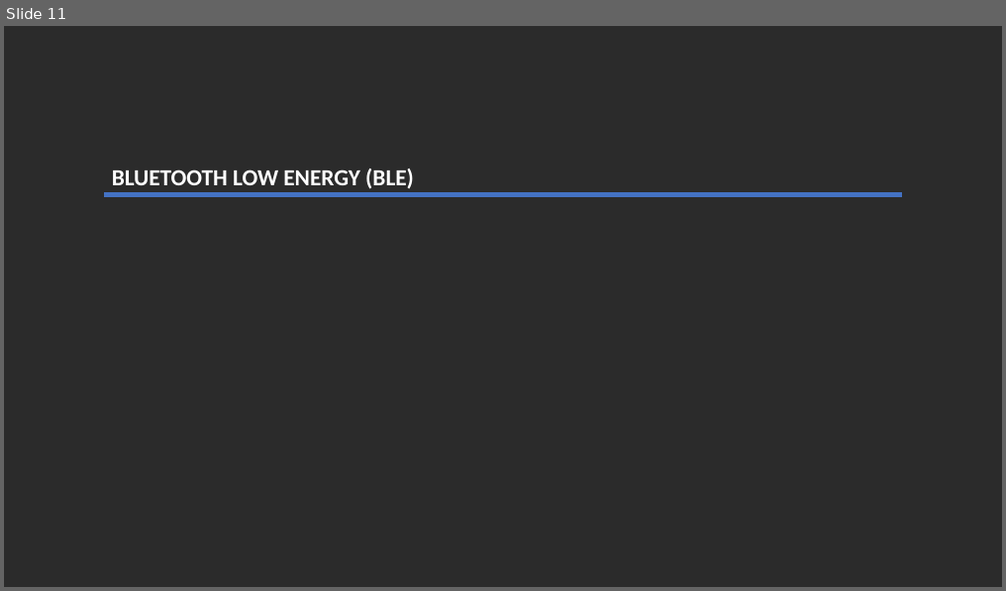
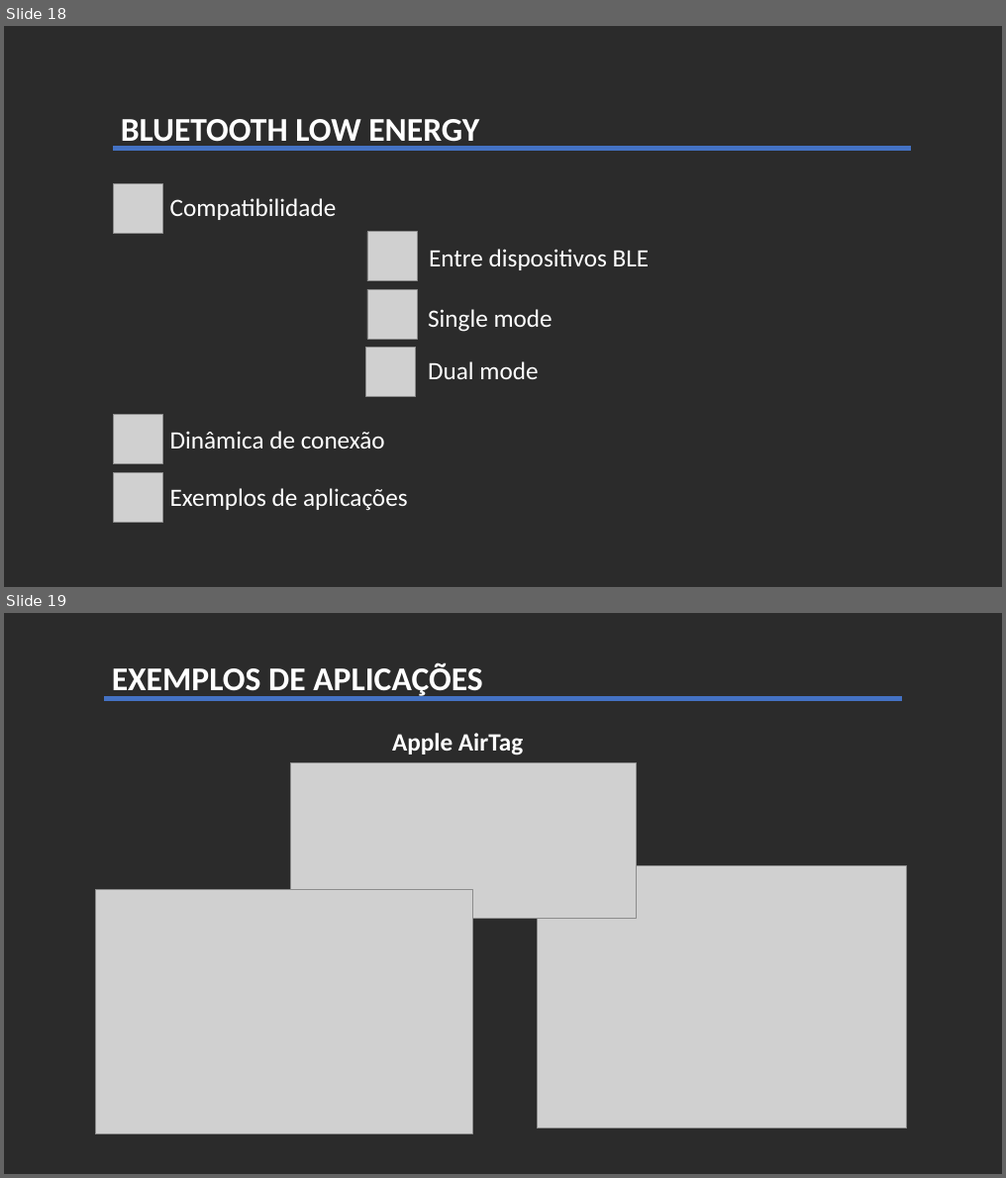
Before and after one commit to VandersonSenai/MODULO03, a slide deck: IoT/Apresentação Protocolos IoT BT.pptx. Shown one above the other, each under a label of ours: slide 11 before the commit, slides 18 and 19 after it. The pictures are 1006x591 and 1006x1178 pixels, drawn with LibreOffice and Linux fonts; fonts in the diff are those of the drawing; grey boxes stand for pictures; background and template pictures are left out; a plain dark background stands for a picture behind light text. Boxes give left, top, right and bottom in pixels: in the first picture for what was removed or moved away, otherwise in the second. Text is boxed around its words. In the diff, an @@ line names an element or a change of style, - is before the commit and + after.

```diff
--- a/IoT/Apresentação Protocolos IoT BT.pptx
+++ b/IoT/Apresentação Protocolos IoT BT.pptx
@@ slide 19 added at box(4, 613, 1002, 1174), background picture (left out) @@
@@ subtitle added at box(112, 663, 482, 699), 32 pt, text #FFFFFF, bold @@
+EXEMPLOS DE APLICAÇÕES
@@ line added from (104, 698) to (902, 698), #4472C4 4.5 pt @@
@@ text added at box(392, 733, 523, 756), 24 pt, text #FFFFFF, bold @@
+Apple AirTag
@@ picture added at box(290, 762, 636, 918) @@
@@ picture added at box(537, 866, 907, 1129) @@
@@ picture added at box(95, 890, 472, 1135) @@
@@ what was slide 11 is now slide 18 @@
@@ slide 18 changed as well @@
@@ subtitle at box(121, 119, 479, 149): text changed; size 22.2 to 32 pt @@
-BLUETOOTH LOW ENERGY (BLE)
+BLUETOOTH LOW ENERGY
@@ line moved from (104, 195) - (902, 195) to (113, 148) - (911, 148) @@
@@ group added at box(113, 184, 649, 522): 6 texts, 6 pictures @@
+Entre dispositivos BLE
+Dual mode
+Single mode
+Compatibilidade
+Dinâmica de conexão
+Exemplos de aplicações
```
Also in this commit, not shown: 4 other slides changed, 11 other slides added, 4 slides removed, 6 other files.
